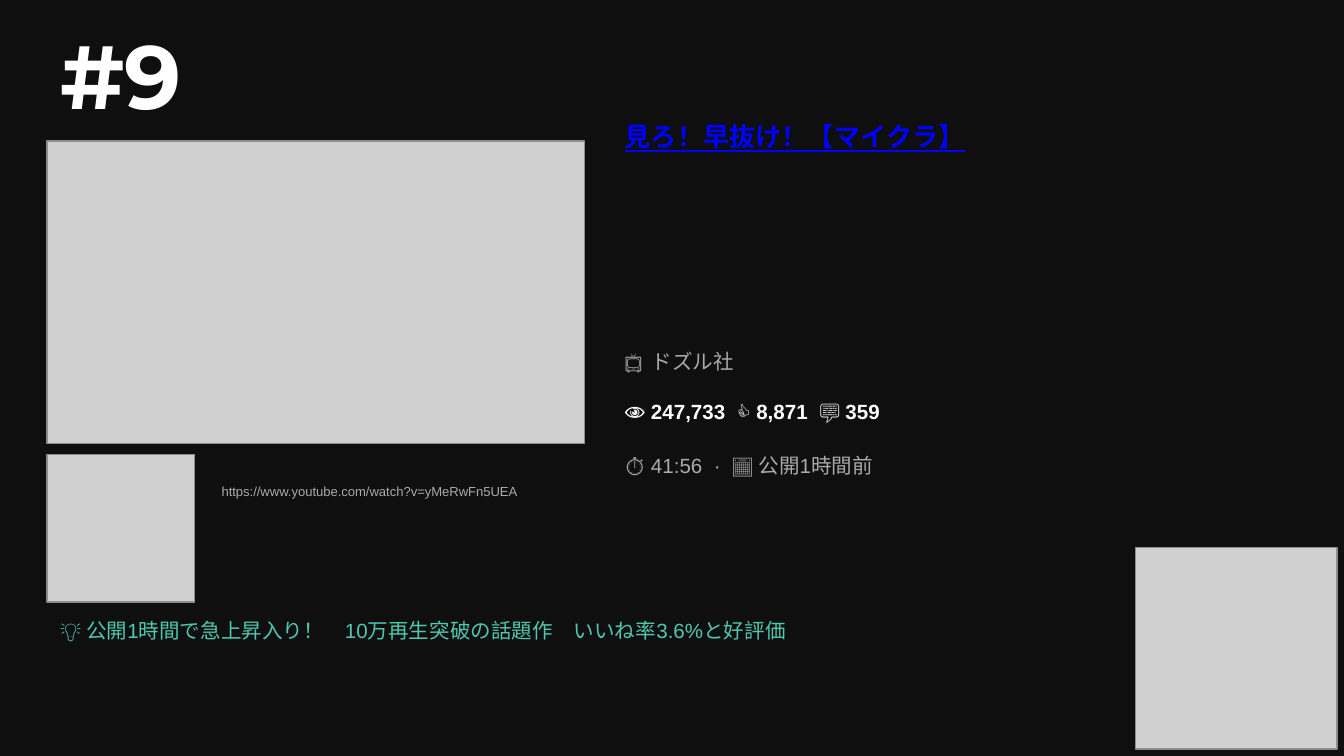
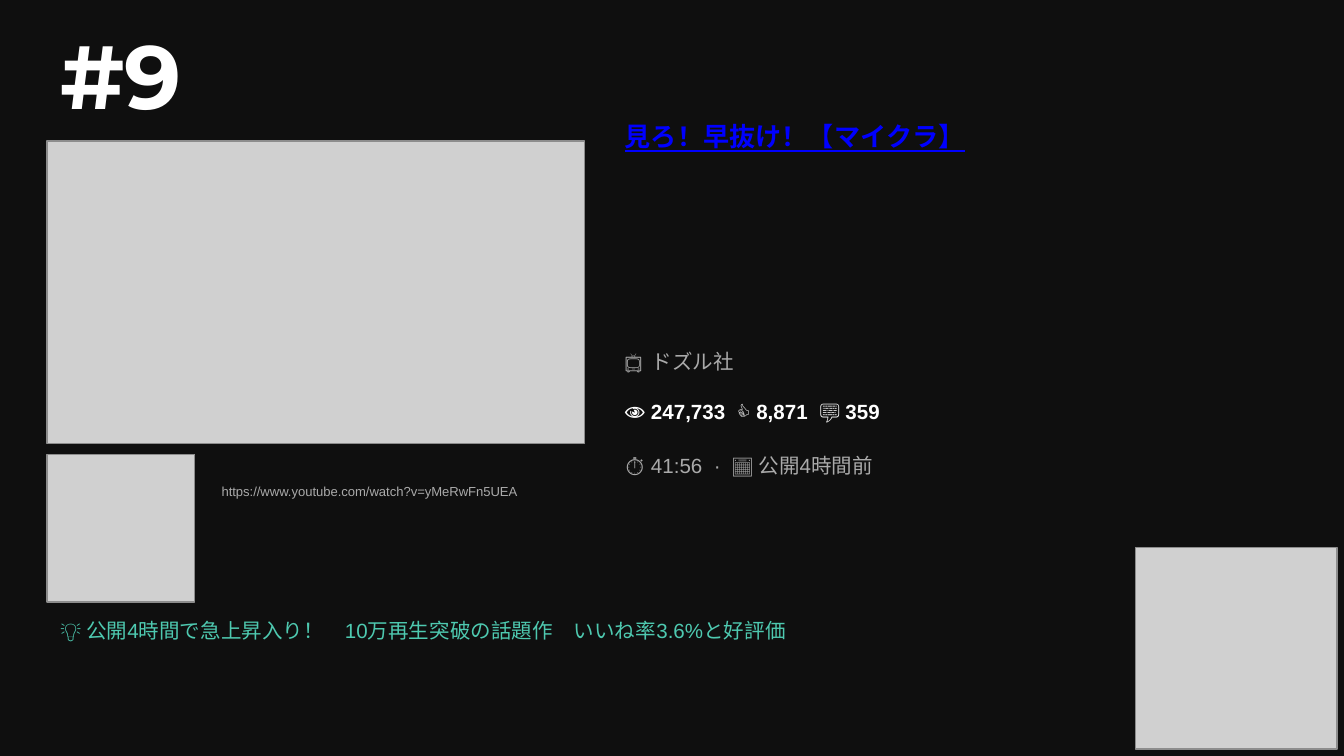
Before and after one commit to asaneasaburo0910-hub/youtube-crawler, a slide deck: slide 3 of youtube_ranking_20260601.pptx. Drawn at 1344x756 pixels with LibreOffice and Linux fonts; fonts in the diff are those of the drawing; grey boxes stand for pictures. Boxes give left, top, right and bottom in pixels: in the first picture for what was removed or moved away, otherwise in the second. Text is boxed around its words. In the diff, an @@ line names an element or a change of style, - is before the commit and + after.

```diff
--- a/youtube_ranking_20260601.pptx
+++ b/youtube_ranking_20260601.pptx
@@ text at [651,456,872,475]: text changed @@
-⏱ 41:56 · 📅 公開1時間前
+⏱ 41:56 · 📅 公開4時間前
@@ text at [86,621,786,640]: text changed @@
-💡 公開1時間で急上昇入り！ 10万再生突破の話題作 いいね率3.6%と好評価
+💡 公開4時間で急上昇入り！ 10万再生突破の話題作 いいね率3.6%と好評価
```
Also in this commit, not shown: 9 other slides changed, 3 other files.
